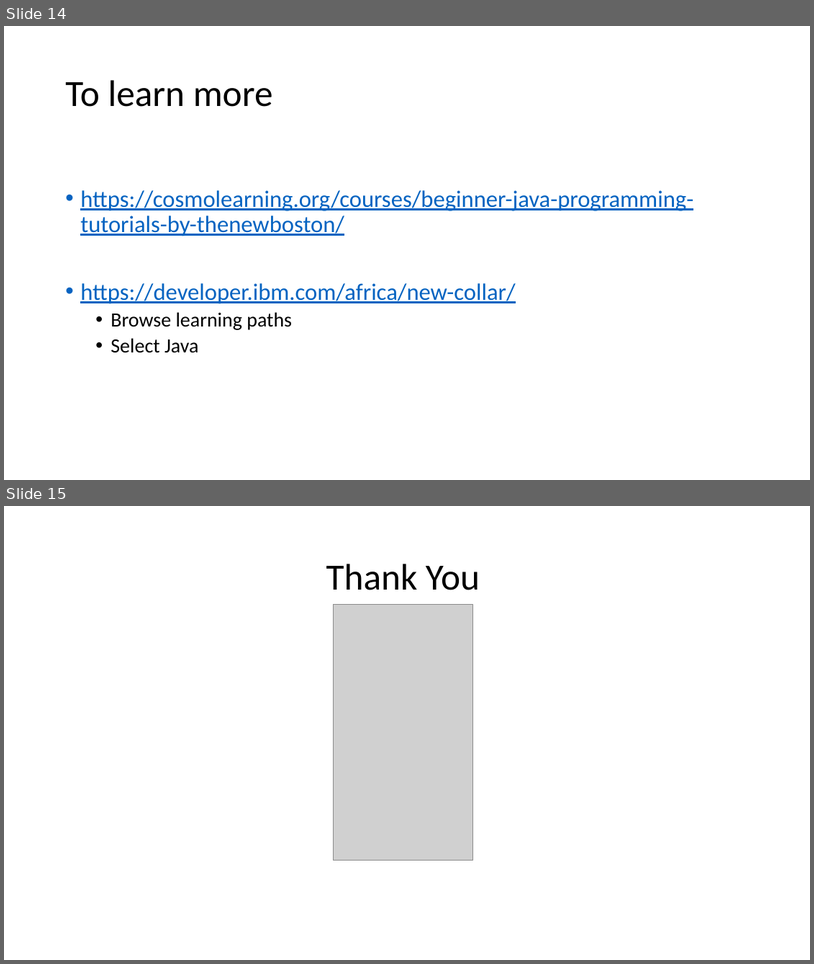
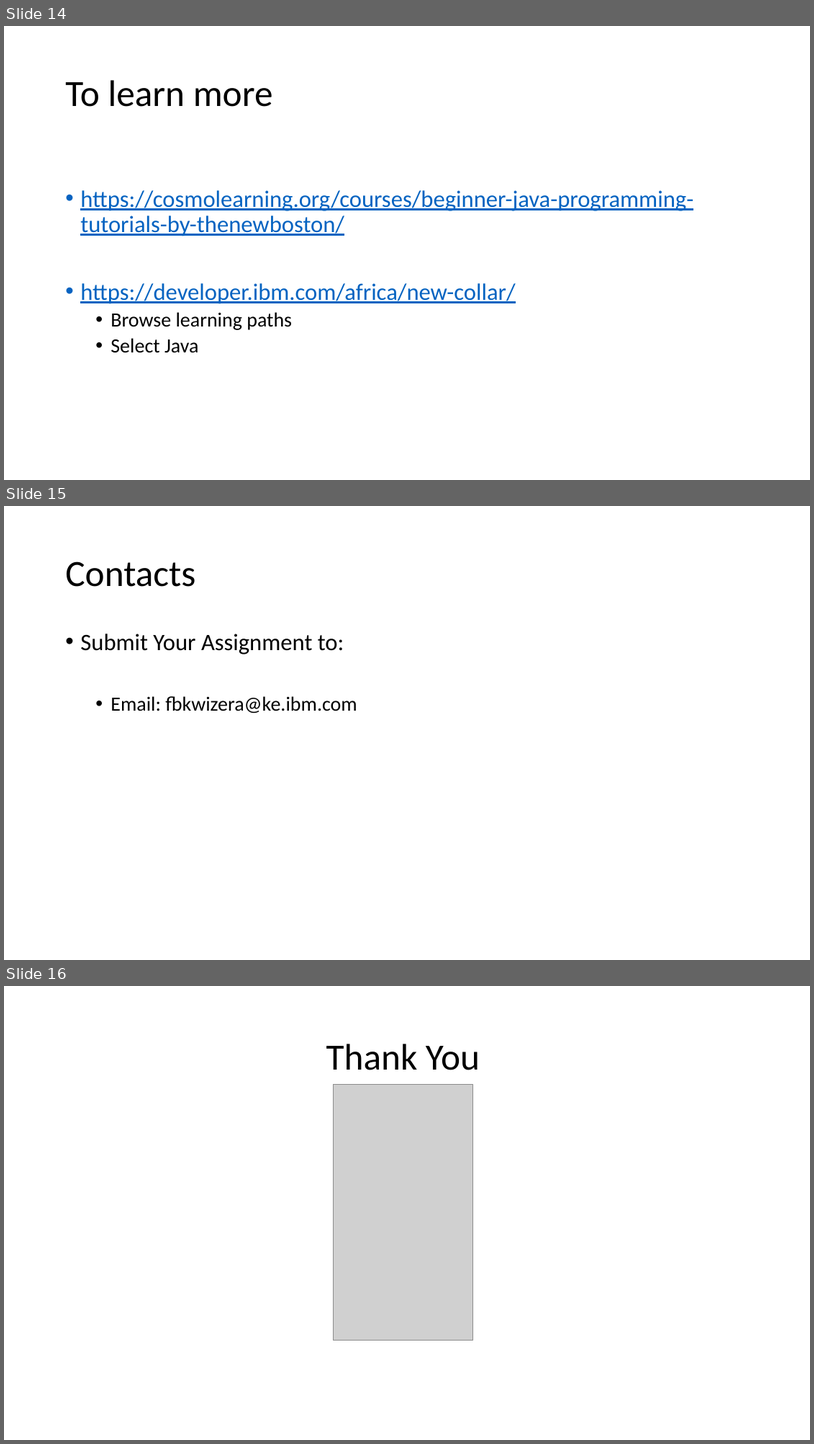
Before and after one commit to izzoh/java-intro, a slide deck: Slides/Intro To Java 2.pptx. Shown one above the other, each under a label of ours: slides 14 and 15 before the commit, slides 14, 15 and 16 after it. The pictures are 814x964 and 814x1444 pixels, drawn with LibreOffice and Linux fonts; fonts in the diff are those of the drawing; grey boxes stand for pictures. Boxes give left, top, right and bottom in pixels: in the first picture for what was removed or moved away, otherwise in the second. Text is boxed around its words. In the diff, an @@ line names an element or a change of style, - is before the commit and + after.

Commit message:
Added contacts
Added contacts

```diff
--- a/Slides/Intro To Java 2.pptx
+++ b/Slides/Intro To Java 2.pptx
@@ slide 15 added at bbox=[4, 506, 810, 960], background #FFFFFF @@
@@ title added at bbox=[65, 561, 196, 587], 44 pt, text #000000 @@
+Contacts
@@ text added at bbox=[80, 633, 357, 713], 24 pt, text #000000 @@
+• Submit Your Assignment to:
+  • Email: fbkwizera@ke.ibm.com
@@ what was slide 15 is now slide 16 @@
```
